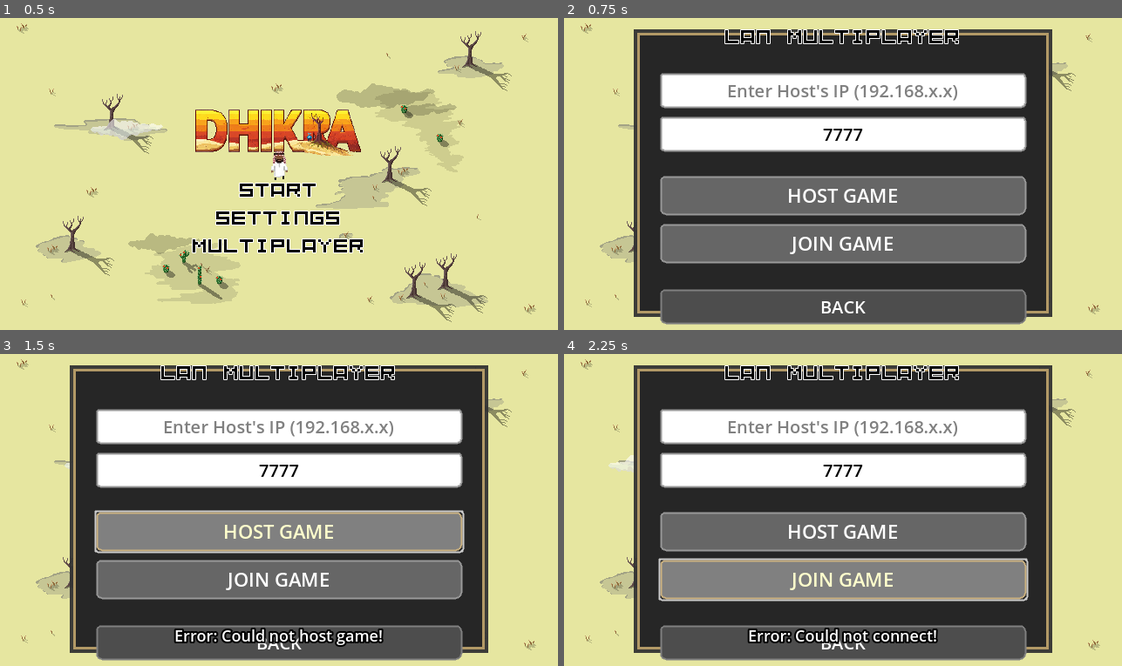
Above: before the commit, frames 1-4 (two rows, left to right).
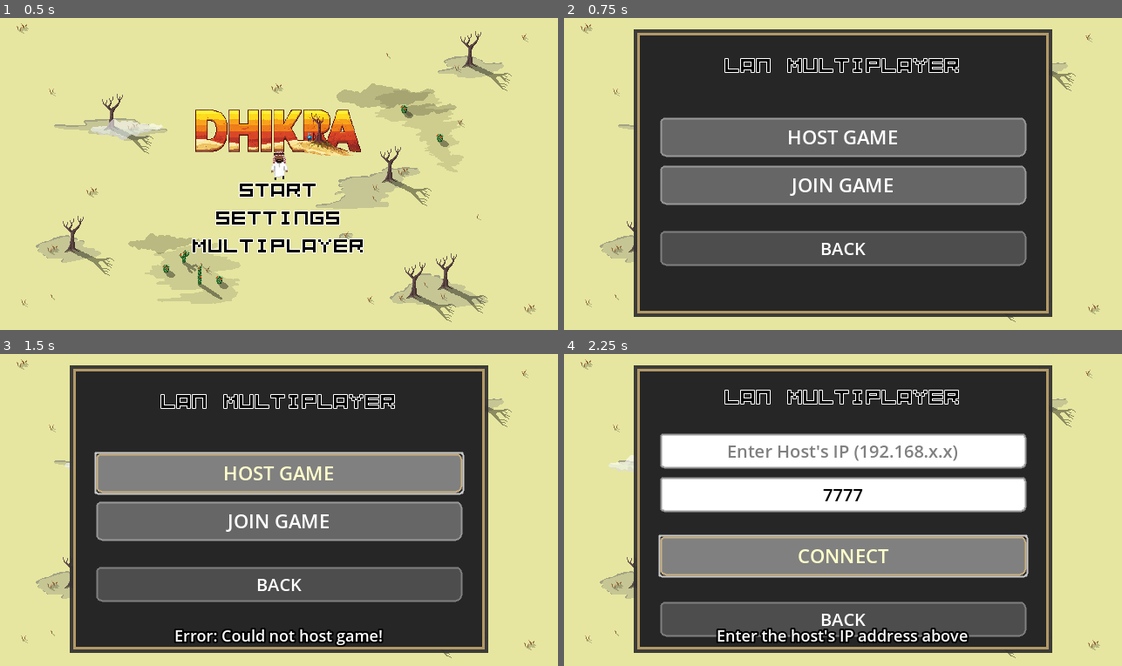
Above: after the commit, the same moments.

Repository: bilal-feroz/Dhikra
Game: Godot game, scene res://main.tscn
Two runs of this game, one before a commit and one after it. Both use one fixed random seed, a clock stepped at 60 frames per second and the inputs below.
Inputs:
- Up to frame 1 (0.5 s): no input
- Up to frame 2 (0.75 s): click "MULTIPLAYER" at 0.5 s
- Up to frame 3 (1.5 s): click "HOST GAME" at 1.25 s
- Up to frame 4 (2.25 s): click "JOIN GAME" at 2 s

Frame 1 is identical in both runs. In frame 2, 39% of the frame differs, in the area x 17-83%, y 3-99%; in frame 3, 43%; in frame 4, 45%, in the area x 16-84%, y 3-99%.

Commit message:
Improve multiplayer menu UI state handling
Refactored the multiplayer menu logic to better manage the visibility and state of host/join buttons, input fields, and status messages. The UI now clearly guides users through hosting or joining a game, resetting elements appropriately when navigating back or switching actions.

Diff:
--- a/ui/menu_controller.gd
+++ b/ui/menu_controller.gd
@@ -57,6 +57,14 @@
 	sfx_ui.play()
 	multiplayer_panel.visible = true
 
+	# Show initial state with both host/join buttons visible
+	host_btn.visible = true
+	join_btn.visible = true
+	back_btn.visible = true
+	ip_input.visible = false
+	port_input.visible = false
+	status_label.text = ""
+
 func _on_host_pressed() -> void:
 	status_label.text = "Hosting game..."
 
@@ -77,15 +85,32 @@
 			local_ip = ip
 			break
 
-	status_label.text = "Hosting on: " + local_ip + ":" + str(DEFAULT_PORT) + "\nWaiting for other player..."
+	# Hide inputs and host/join buttons, show only back button
+	ip_input.visible = false
+	port_input.visible = false
+	host_btn.visible = false
+	join_btn.visible = false
+	back_btn.visible = true
 
-	# Disable host/join buttons while waiting
-	host_btn.disabled = true
-	join_btn.disabled = true
+	status_label.text = "Share this IP with your friend:\n" + local_ip + ":" + str(DEFAULT_PORT) + "\n\nWaiting for player to join..."
 
 func _on_join_pressed() -> void:
+	# Show IP input if not visible
+	if not ip_input.visible:
+		ip_input.visible = true
+		port_input.visible = true
+		host_btn.visible = false
+		join_btn.text = "CONNECT"
+		status_label.text = "Enter the host's IP address above"
+		return
+
+	# Actually connect
 	var ip = ip_input.text
 	var port = int(port_input.text)
+
+	if ip == "" or ip == null:
+		status_label.text = "Please enter host's IP address!"
+		return
 
 	if port == 0:
 		port = DEFAULT_PORT
@@ -102,17 +127,23 @@
 	multiplayer.multiplayer_peer = peer
 	NetworkManager.setup_multiplayer(false)
 
-	# Disable buttons while connecting
-	host_btn.disabled = true
-	join_btn.disabled = true
+	# Hide inputs and join button
+	ip_input.visible = false
+	port_input.visible = false
+	join_btn.visible = false
 
 func _on_back_pressed() -> void:
 	multiplayer_panel.visible = false
 	status_label.text = ""
 
-	# Re-enable buttons and disconnect if connected
+	# Reset UI state
+	host_btn.visible = true
+	join_btn.visible = true
+	join_btn.text = "JOIN GAME"
 	host_btn.disabled = false
 	join_btn.disabled = false
+	ip_input.visible = false
+	port_input.visible = false
 
 	if multiplayer.multiplayer_peer:
 		multiplayer.multiplayer_peer.close()
